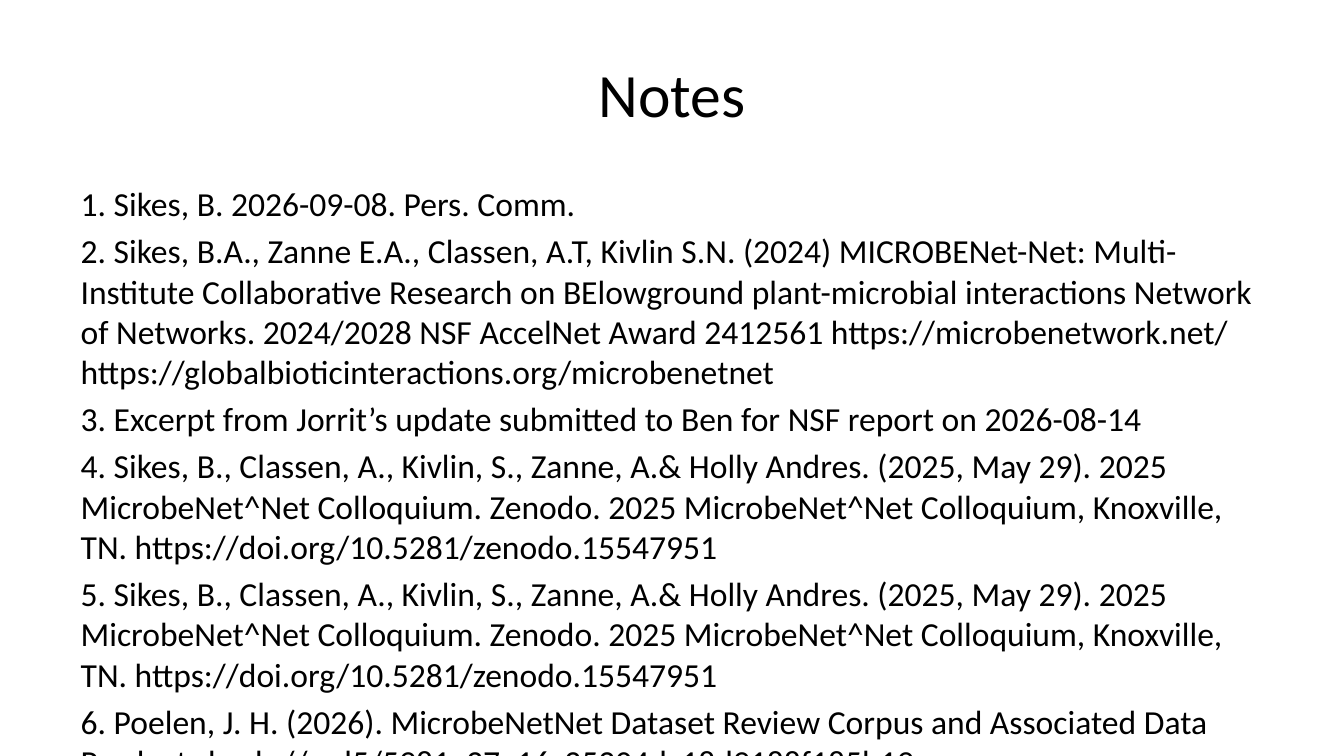
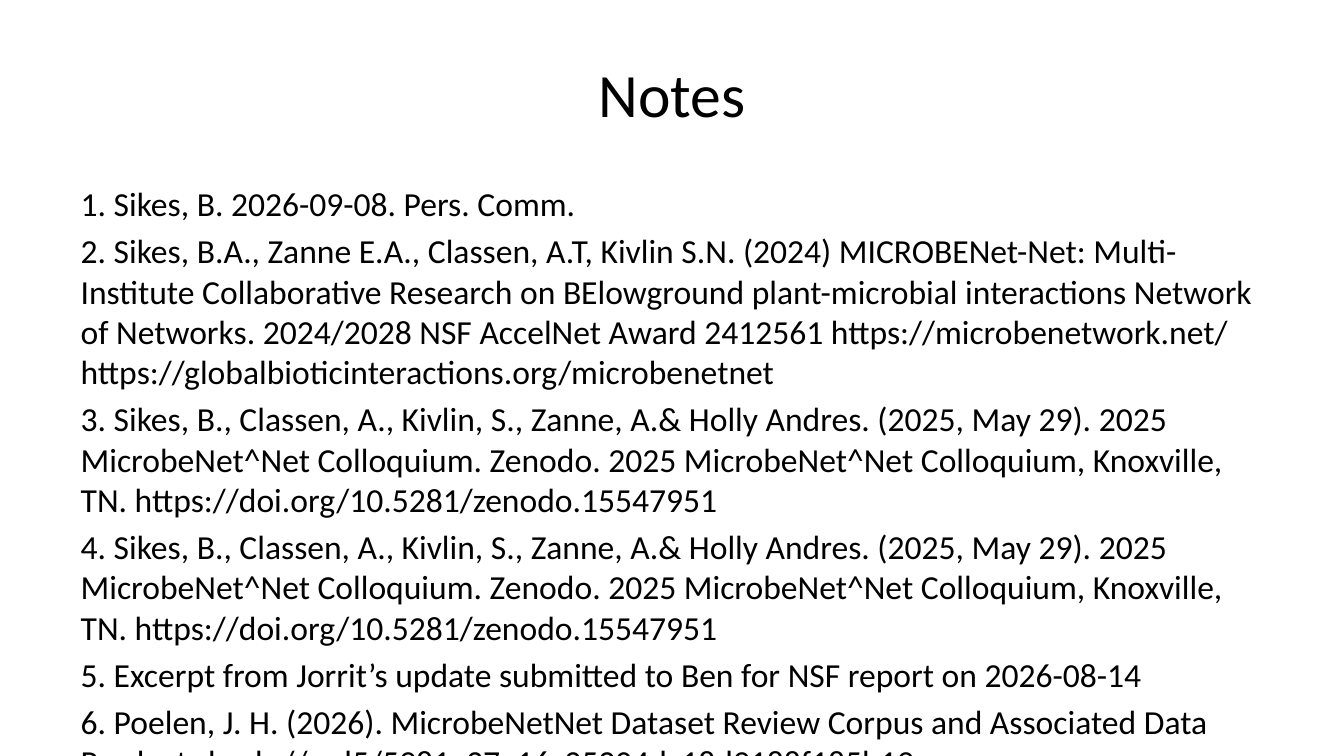
Before and after one commit to jhpoelen/microbenetnet-2026-09-11, a slide deck: slide 17 of slides.pptx. Drawn at 1344x756 pixels with LibreOffice and Linux fonts; fonts in the diff are those of the drawing. Boxes give left, top, right and bottom in pixels: in the first picture for what was removed or moved away, otherwise in the second. Text is boxed around its words. In the diff, an @@ line names an element or a change of style, - is before the commit and + after.

Commit message:
update slides

```diff
--- a/slides.pptx
+++ b/slides.pptx
@@ text at box(81, 406, 1222, 518): text changed @@
-3. Excerpt from Jorrit’s update submitted to Ben for NSF report on 2026-08-14
+3. Sikes, B., Classen, A., Kivlin, S., Zanne, A.& Holly Andres. (2025, May 29). 2025 MicrobeNet^Net Colloquium. Zenodo. 2025 MicrobeNet^Net Colloquium, Knoxville, TN. https://doi.org/10.5281/zenodo.15547951
@@ text at box(81, 663, 1142, 693): text changed @@
-5. Sikes, B., Classen, A., Kivlin, S., Zanne, A.& Holly Andres. (2025, May 29). 2025 MicrobeNet^Net Colloquium. Zenodo. 2025 MicrobeNet^Net Colloquium, Knoxville, TN. https://doi.org/10.5281/zenodo.15547951
+5. Excerpt from Jorrit’s update submitted to Ben for NSF report on 2026-08-14
```
Also in this commit, not shown: 1 other slide changed, 1 slide added, 1 slide removed, 2 other files.
